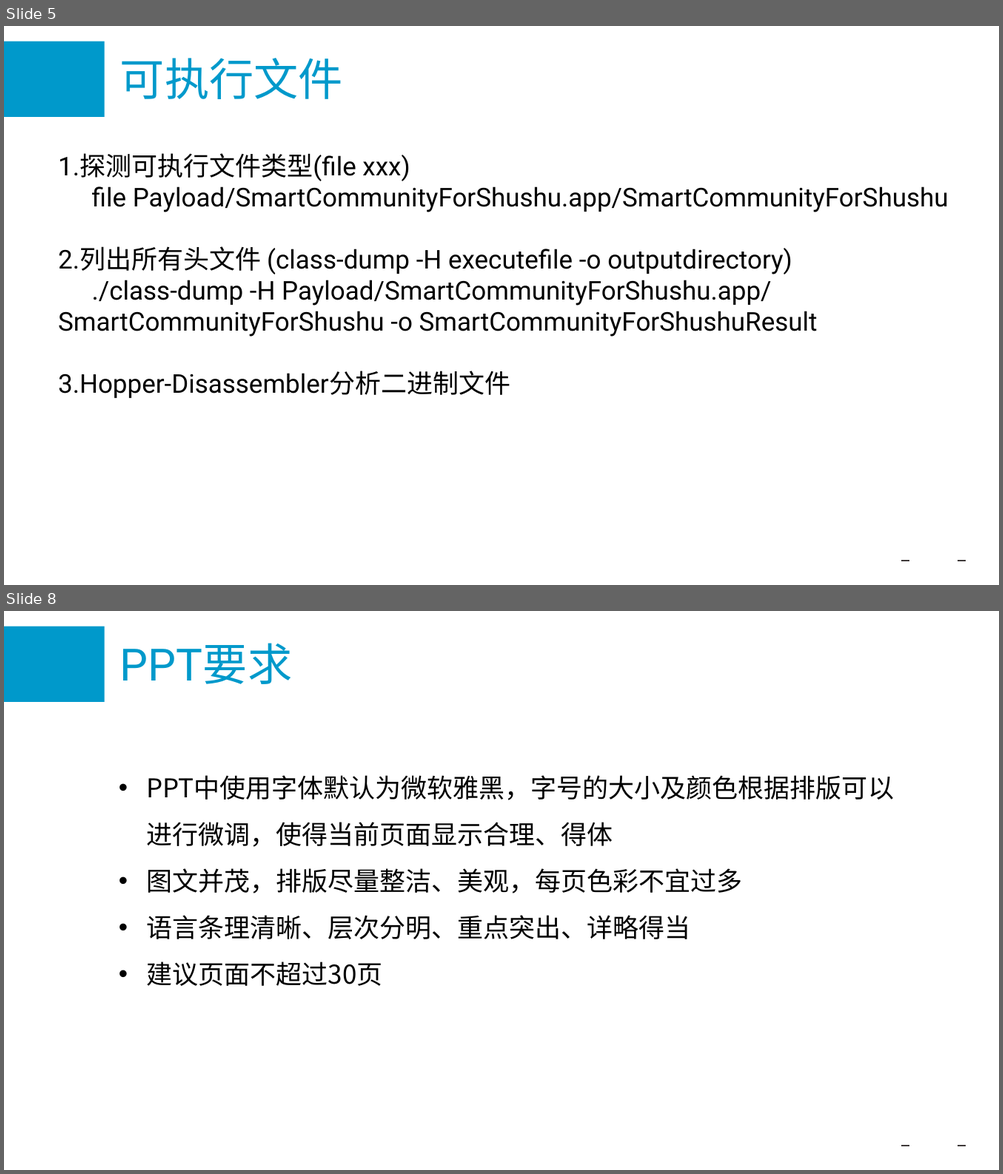
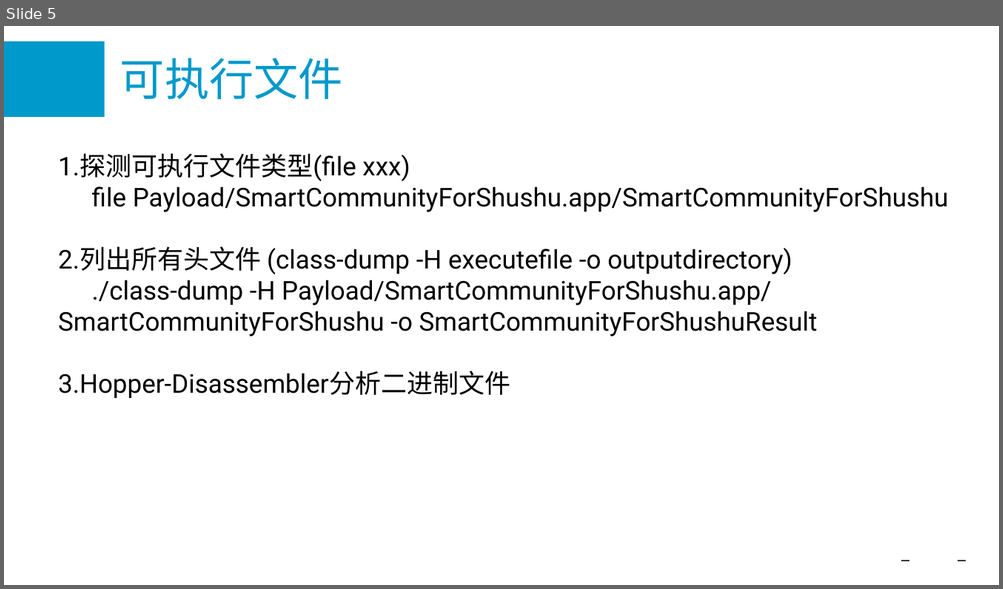
Before and after one commit to hengyizhangcn/filesBackup, a slide deck: IPA.pptx. Shown one above the other, each under a label of ours: slides 5 and 8 before the commit, slide 5 after it; the slides between them are not shown. The pictures are 1003x1174 and 1003x589 pixels, drawn with LibreOffice and Linux fonts; fonts in the diff are those of the drawing; background and template pictures are left out. Boxes give left, top, right and bottom in pixels: in the first picture for what was removed or moved away, otherwise in the second. Text is boxed around its words. In the diff, an @@ line names an element or a change of style, - is before the commit and + after.

```diff
--- a/IPA.pptx
+++ b/IPA.pptx
@@ slide 8 removed at [4, 611, 999, 1170], background #FFFFFF; not listed: 3 template elements that a slide beside it also shows @@
@@ title removed at [120, 643, 292, 684] @@
-PPT要求
@@ text removed at [147, 775, 893, 986] @@
-• PPT中使用字体默认为微软雅黑，字号的大小及颜色根据排版可以进行微调，使得当前页面显示合理、得体
-• 图文并茂，排版尽量整洁、美观，每页色彩不宜过多
-• 语言条理清晰、层次分明、重点突出、详略得当
-• 建议页面不超过30页
```
Also in this commit, not shown: 2 slides changed.
